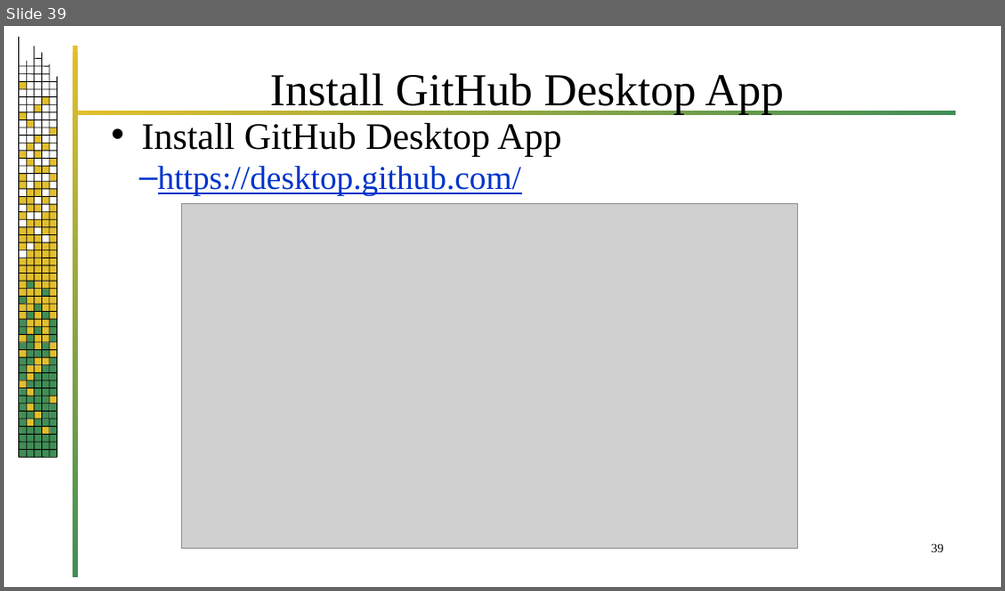
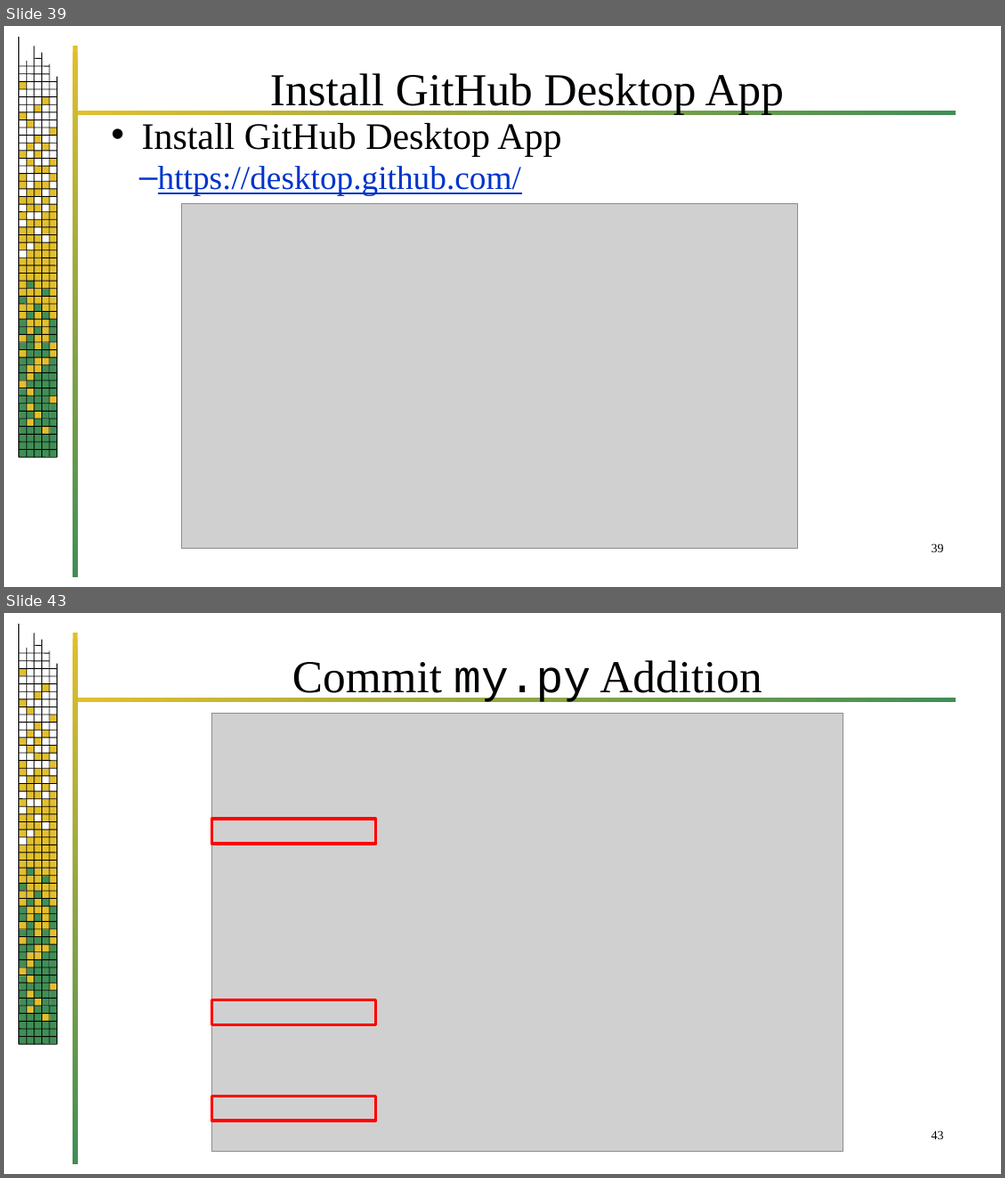
Before and after one commit to jrb28/git, a slide deck: 26bGit.pptx. Shown one above the other, each under a label of ours: slide 39 before the commit, slides 39 and 43 after it; the slides between them are not shown. The pictures are 1005x591 and 1005x1178 pixels, drawn with LibreOffice and Linux fonts; fonts in the diff are those of the drawing; grey boxes stand for pictures; background and template pictures are left out. Boxes give left, top, right and bottom in pixels: in the first picture for what was removed or moved away, otherwise in the second. Text is boxed around its words. In the diff, an @@ line names an element or a change of style, - is before the commit and + after.

```diff
--- a/26bGit.pptx
+++ b/26bGit.pptx
@@ slide 43 added at [4, 613, 1001, 1174], background #FFFFFF; not listed: 220 template elements that a slide beside it also shows @@
@@ title added at [292, 660, 761, 702], 44 pt, text #000000 @@
+Commit my.py Addition
@@ group added at [212, 713, 843, 1151]: 3 rectangles, 1 picture @@
@@ page number added at [931, 1130, 944, 1139], 12 pt, text #000000 @@
+43
```
Also in this commit, not shown: 12 slides changed, 14 other slides added.
